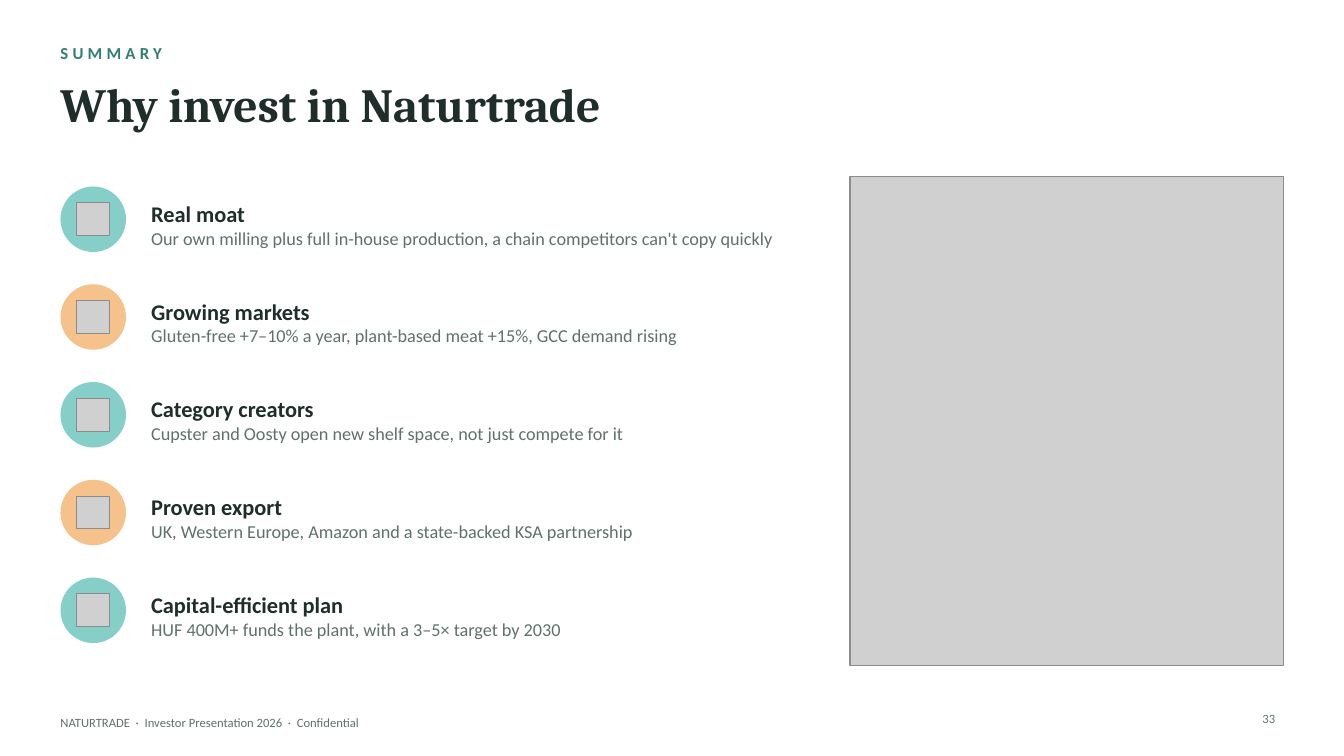
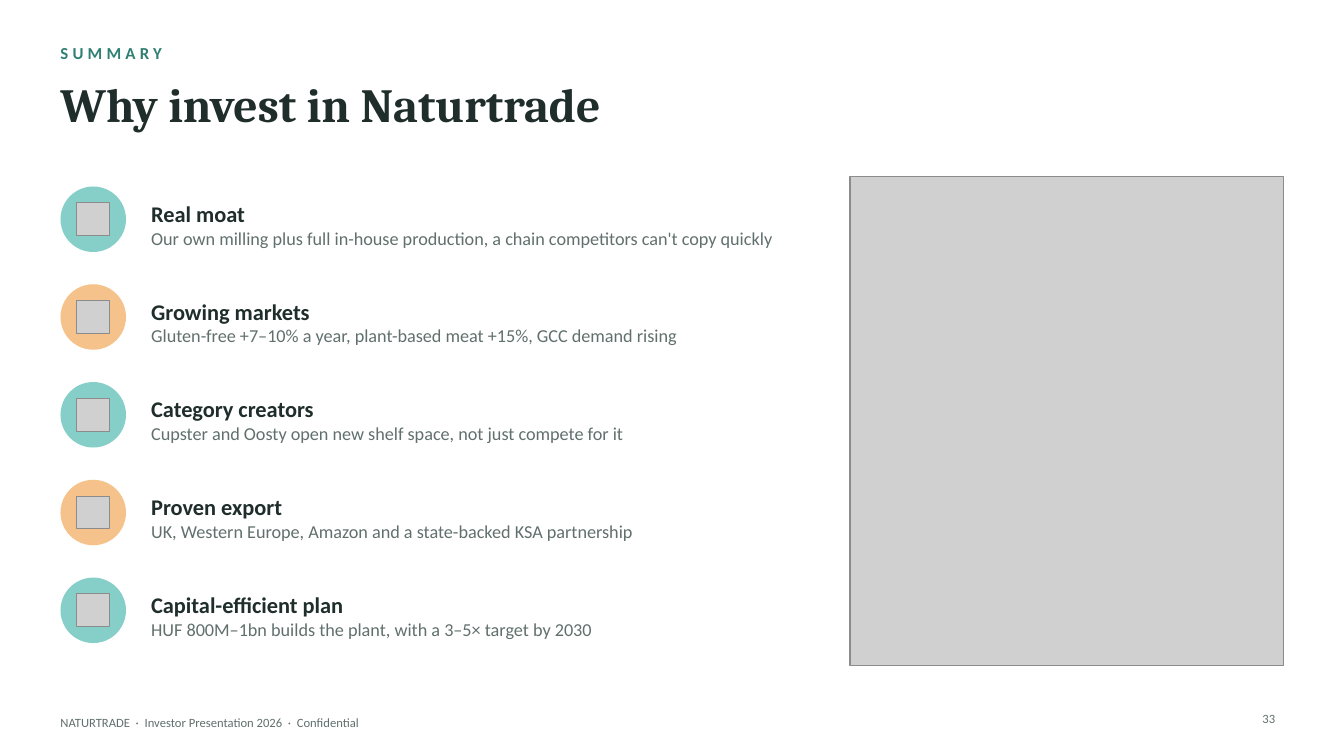
Before and after one commit to vehamiki/testrep1, a slide deck: slide 33 of investor-pitch/Naturtrade_Investor_Pitch_2026_EN.pptx. Drawn at 1344x756 pixels with LibreOffice and Linux fonts; fonts in the diff are those of the drawing; grey boxes stand for pictures. Boxes give left, top, right and bottom in pixels: in the first picture for what was removed or moved away, otherwise in the second. Text is boxed around its words. In the diff, an @@ line names an element or a change of style, - is before the commit and + after.

```diff
--- a/investor-pitch/Naturtrade_Investor_Pitch_2026_EN.pptx
+++ b/investor-pitch/Naturtrade_Investor_Pitch_2026_EN.pptx
@@ text at [151, 623, 592, 639]: text changed @@
-HUF 400M+ funds the plant, with a 3–5× target by 2030
+HUF 800M–1bn builds the plant, with a 3–5× target by 2030
```
Also in this commit, not shown: 3 other slides changed, 1 slide added, 1 slide removed, 2 other files.
